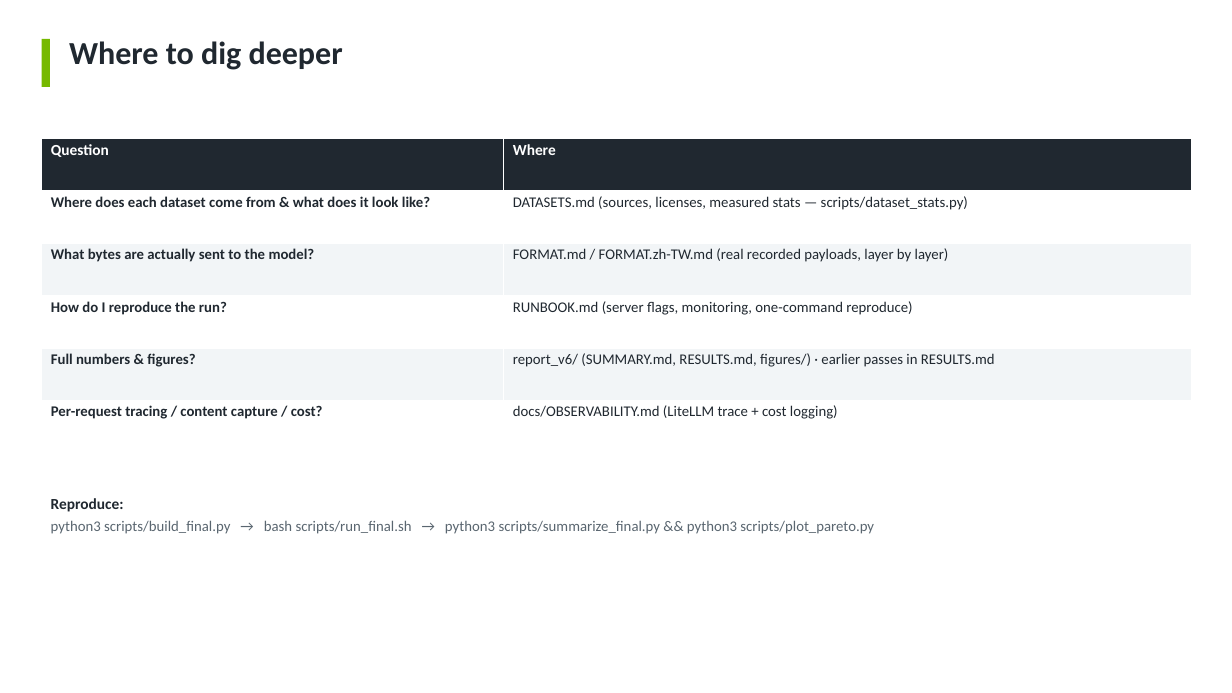
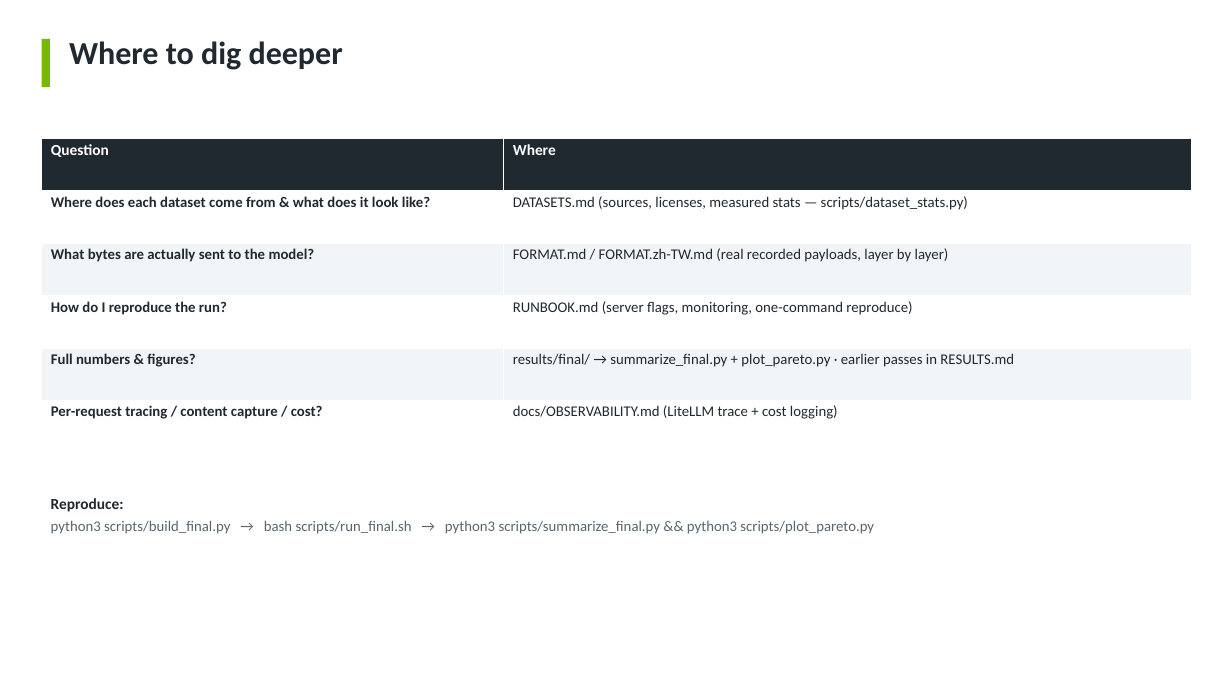
Before and after one commit to anud18/qwen36-vllm-aiperf-benchmark, a slide deck: slide 8 of slides/benchmark_overview.pptx. Drawn at 1232x693 pixels with LibreOffice and Linux fonts; fonts in the diff are those of the drawing. Boxes give left, top, right and bottom in pixels: in the first picture for what was removed or moved away, otherwise in the second. Text is boxed around its words. In the diff, an @@ line names an element or a change of style, - is before the commit and + after.

```diff
--- a/slides/benchmark_overview.pptx
+++ b/slides/benchmark_overview.pptx
@@ table at (42,139,1192,453) @@
-row 5, column 2: report_v6/ (SUMMARY.md, RESULTS.md, figures/) · earlier passes in RESULTS.md
+row 5, column 2: results/final/ → summarize_final.py + plot_pareto.py · earlier passes in RESULTS.md
```
Also in this commit, not shown: 2 other slides changed, 21 other files.
